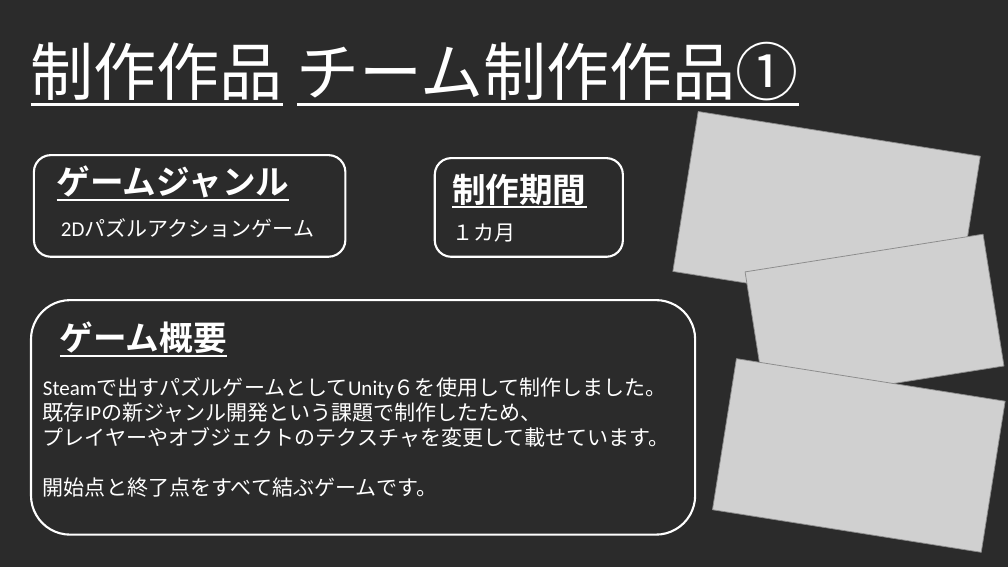
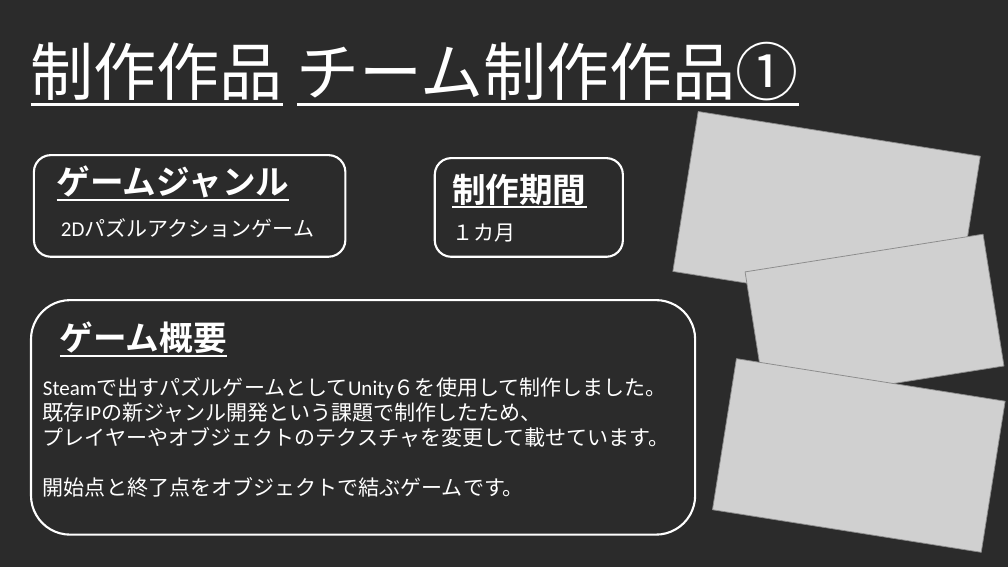
Before and after one commit to Takeshi0106/Action_Game, a slide deck: slide 6 of 0_PR/01_ポートフォリオ.pptx (slide 5 before the commit). Drawn at 1008x567 pixels with LibreOffice and Linux fonts; fonts in the diff are those of the drawing; grey boxes stand for pictures; background and template pictures are left out; a plain dark background stands for a picture behind light text. Boxes give left, top, right and bottom in pixels: in the first picture for what was removed or moved away, otherwise in the second. Text is boxed around its words. In the diff, an @@ line names an element or a change of style, - is before the commit and + after.

```diff
--- a/0_PR/01_ポートフォリオ.pptx
+++ b/0_PR/01_ポートフォリオ.pptx
@@ text at <box>43,477,524,497</box>: text changed @@
-開始点と終了点をすべて結ぶゲームです。
+開始点と終了点をオブジェクトで結ぶゲームです。
```
Also in this commit, not shown: 2 other slides changed, 1 slide added.
